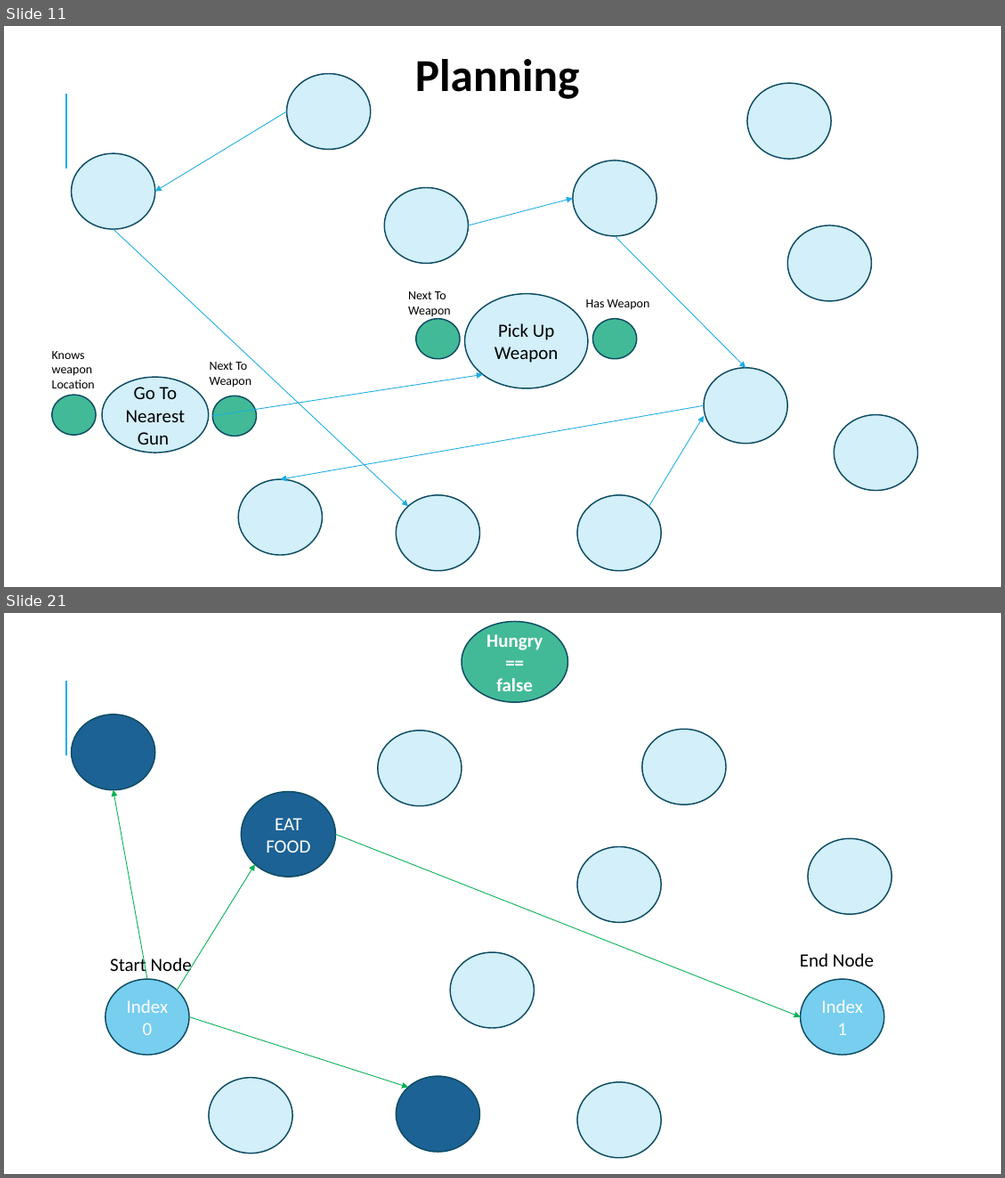
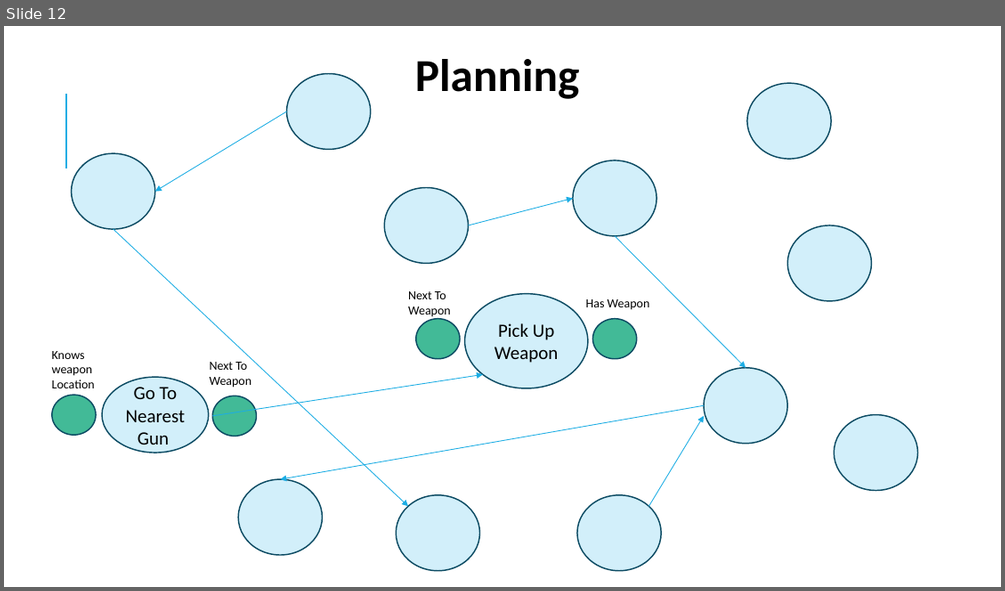
Before and after one commit to miguecrea/GOAP_RETAKE_PART_2, a slide deck: GPP_ZombieAI_Lozano_Miguel_2DAE10.pptx. Shown one above the other, each under a label of ours: slides 11 and 21 before the commit, slide 12 after it; the slides between them are not shown. The pictures are 1005x1178 and 1005x591 pixels, drawn with LibreOffice and Linux fonts; fonts in the diff are those of the drawing. Boxes give left, top, right and bottom in pixels: in the first picture for what was removed or moved away, otherwise in the second. Text is boxed around its words. In the diff, an @@ line names an element or a change of style, - is before the commit and + after.

```diff
--- a/GPP_ZombieAI_Lozano_Miguel_2DAE10.pptx
+++ b/GPP_ZombieAI_Lozano_Miguel_2DAE10.pptx
@@ slide 21 removed at (4,613,1001,1174), background #FFFFFF; not listed: 1 template element that a slide beside it also shows @@
@@ ellipse removed at (461,621,568,702) @@
-Hungry
-==
-false
@@ ellipse removed at (72,714,155,790) @@
@@ ellipse removed at (378,730,461,806) @@
@@ ellipse removed at (642,729,726,804) @@
@@ arrow removed from (147, 979) to (113, 790) @@
@@ ellipse removed at (241,792,335,877) @@
-EAT FOOD
@@ arrow removed from (335, 835) to (801, 1017) @@
@@ ellipse removed at (577,846,662,922) @@
@@ ellipse removed at (808,839,891,915) @@
@@ arrow removed from (177, 989) to (255, 864) @@
@@ text removed at (110,955,192,976) @@
-Start Node
@@ ellipse removed at (451,952,534,1028) @@
@@ text removed at (800,953,874,966) @@
-End Node
@@ ellipse removed at (105,979,189,1054) @@
-Index 0
@@ ellipse removed at (801,979,884,1054) @@
-Index
-1
@@ arrow removed from (189, 1017) to (409, 1087) @@
@@ ellipse removed at (209,1078,292,1153) @@
@@ ellipse removed at (396,1076,479,1151) @@
@@ ellipse removed at (577,1082,662,1158) @@
@@ what was slide 11 is now slide 12 @@
```
Also in this commit, not shown: 4 slides changed, 18 slides added, 13 other slides removed, 9 other files.
